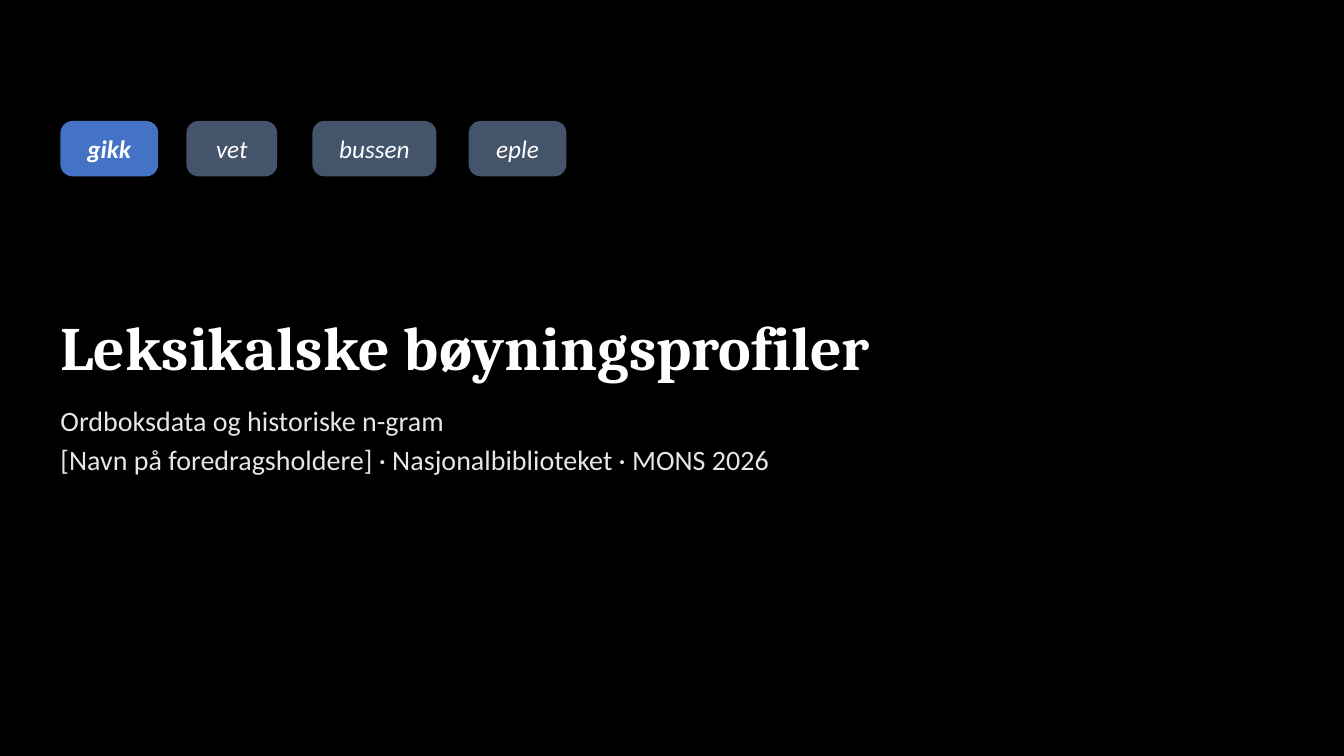
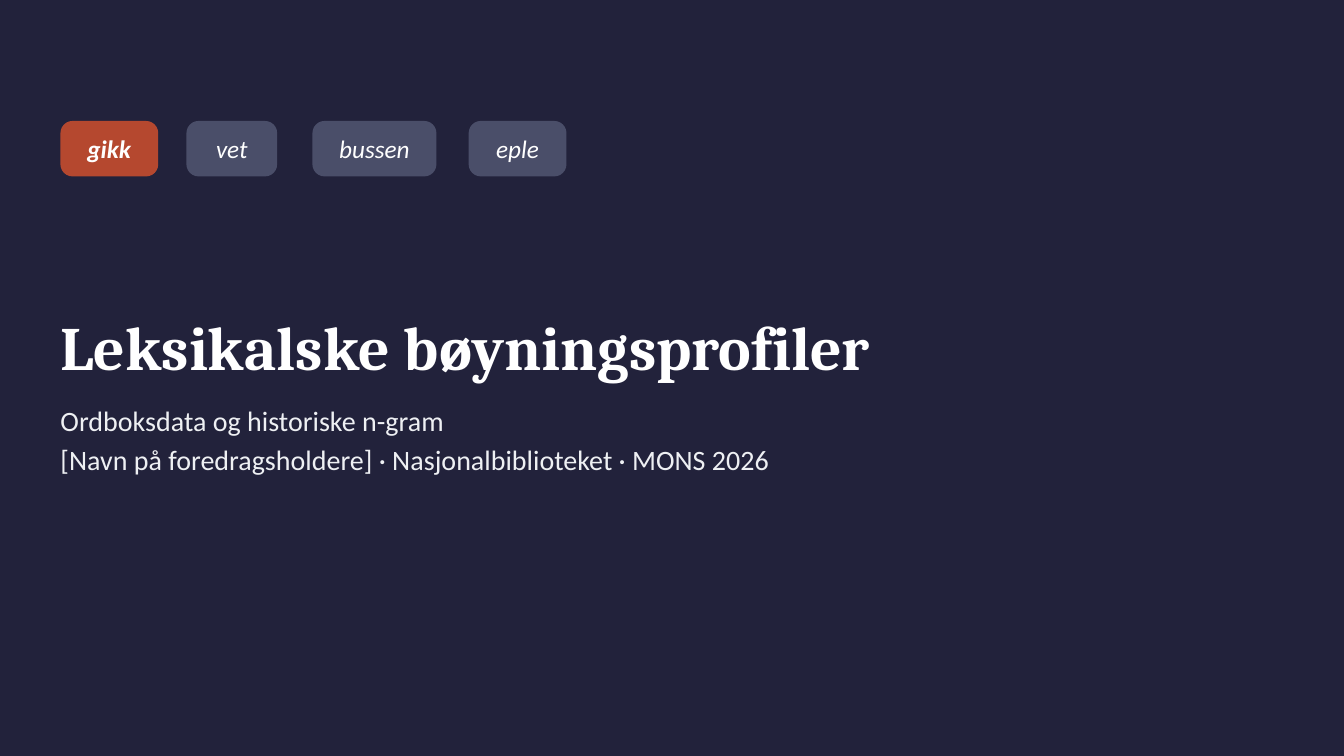
Before and after one commit to Yoonsen/B-yning, a slide deck: slide 1 of tekst/mons_presentasjon.pptx. Drawn at 1344x756 pixels with LibreOffice and Linux fonts; fonts in the diff are those of the drawing. Boxes give left, top, right and bottom in pixels: in the first picture for what was removed or moved away, otherwise in the second. Text is boxed around its words. In the diff, an @@ line names an element or a change of style, - is before the commit and + after.

```diff
--- a/tekst/mons_presentasjon.pptx
+++ b/tekst/mons_presentasjon.pptx
@@ background #000000 to #22223B @@
@@ rounded rectangle "gikk" at box(60, 121, 158, 176): fill #4472C4 to #B5482F @@
@@ fill #44546A to #4A4E69 in 3 elements at box(187, 121, 277, 176), box(313, 121, 437, 176), box(469, 121, 567, 176) @@
@@ text "Ordboksdata og historiske n-gram" at box(60, 411, 769, 475): text colour #E7E6E6 to #EEF0F3 @@
```
Also in this commit, not shown: 10 other slides changed, 4 other files.
